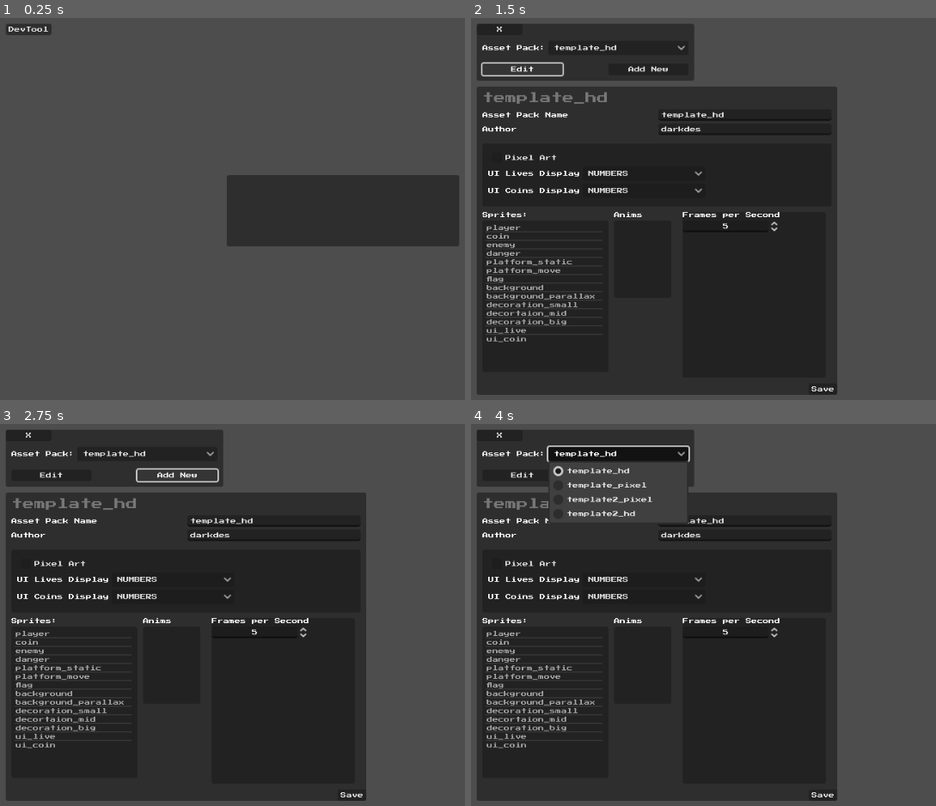
Above: before the commit, frames 1-4 (two rows, left to right).
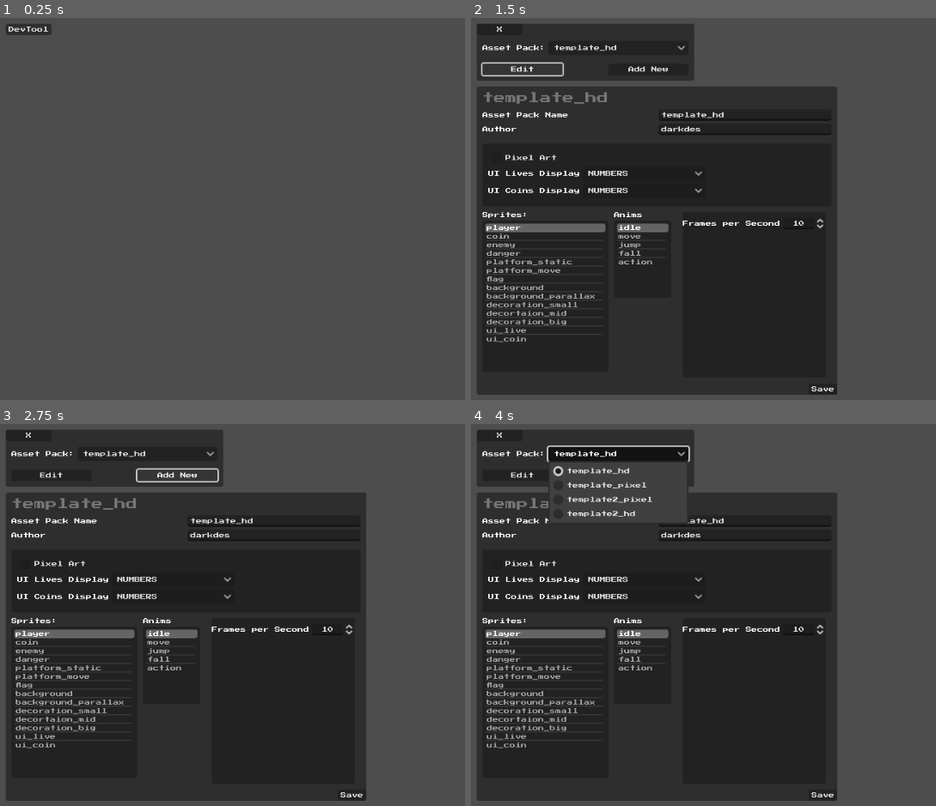
Above: after the commit, the same moments.

Repository: DarkDes/AssetPackPlatformerTemplate
Game: Godot game, scene res://world.tscn
The game is run twice, just before and just after one commit, with the same random seed, the same clock (stepped at 60 frames per second) and the same inputs.
Inputs:
- Up to frame 1 (0.25 s): no input
- Up to frame 2 (1.5 s): click "DevTool" at 0.5 s; click "Edit" at 1.25 s
- Up to frame 3 (2.75 s): click "Add New" at 2 s
- Up to frame 4 (4 s): click "Add New" at 2.75 s; click "template_hd" at 3.5 s

The runs differ from the first frame. In frame 1, 9.3% of the frame differs, in the area x 48-99%, y 41-60%; in frame 2, 1.4%; in frame 3, 1.4%; in frame 4, 1.4%.

Commit message:
T4. Настройки. Перед переделкой json

Diff:
--- a/Assets/darkdes/template_hd/settings.json
+++ b/Assets/darkdes/template_hd/settings.json
@@ -1,23 +1,15 @@
 {
 	"pixel_art": false,
 	"sprites": {
-		"<null>": {
-			"<null>": {
-				"FPS": 10
-			}
-		},
 		"player": {
-			"action": {
-				"FPS": 15
-			},
 			"idle": {
-				"FPS": 10
+				"fps": 10
 			},
 			"jump": {
-				"FPS": 12
+				"fps": 5
 			},
 			"move": {
-				"FPS": 15
+				"fps": 8
 			}
 		}
 	},
--- a/DevMenu/DirScaner.gd
+++ b/DevMenu/DirScaner.gd
@@ -29,6 +29,8 @@
 				data.path 			= author_path.path_join(file_name)
 				data.author_name	= author
 				data.display_name	= file_name
+				data.settings_data  = read_json_file(settings_path);
+
 
 				# Find Display Name
 				if data.settings_data != null:
--- a/DevMenu/SettingsPanel.gd
+++ b/DevMenu/SettingsPanel.gd
@@ -11,13 +11,15 @@
 @onready var ui_lives_selector : OptionButton = $Main/UILives/Selector
 @onready var ui_coins_selector : OptionButton = $Main/UICoins/Selector
 
-@onready var fps_spin = $AnimData/Grid/FPSSpin
+@onready var fps_spin = $AnimData/FPS/FPSSpin
 
 var asset_data : AssetPackData = null
 var sprite_selected_name = null
 var animation_selected_name = null
 
-
+const K_SPRITES = "sprites"
+const K_ANIMATIONS = "animations"
+const K_FPS = "fps"
 
 func setup():
 	asset_data = APM.current
@@ -46,7 +48,11 @@
 		sprites_list.add_item(s)
 
 
-	# Заполнить все данные
+	# Выделить начальный спрайт и анимацию
+	sprites_list.select(0)
+	_on_sprites_lits_item_selected(0)
+	animations_list.select(0)
+	_on_animations_list_item_selected(0)
 
 
 func _on_save_pressed():
@@ -64,28 +70,41 @@
 	if visible:
 		setup()
 
+func sprite_animation_selected():
+	# Заполнить данные
+	fps_spin.value = 5 # default
+	if K_SPRITES in asset_data.settings_data:
+		var _sprites = asset_data.settings_data[K_SPRITES]
+		if sprite_selected_name in _sprites:
+			var _config = _sprites[sprite_selected_name]
+			if animation_selected_name in _config:
+				var _animdata = _config[animation_selected_name];
+				fps_spin.value = _animdata[K_FPS]
+				print("Settings: set FPS " + str(_animdata[K_FPS]));
+			else:
+				print("Settings: NO animation_selected_name in _config");
+		else:
+			print("Settings: NO sprite_selected_name in _sprites");
+	else:
+		print("Settings: NO sprites in asset_data.settings_data");
 
 func _on_sprites_lits_item_selected(index):
 	sprite_selected_name = sprites_list.get_item_text(index)
 	var sprite_selected = APM.sprite_def[sprite_selected_name]
 	animations_list.clear();
-	if "animations" in sprite_selected:
+	if K_ANIMATIONS in sprite_selected:
 		for anim in sprite_selected.animations:
 			animations_list.add_item(anim)
 	else:
 		animations_list.add_item("idle")
+	animations_list.select(0)
+
 
 func _on_animations_list_item_selected(index):
 	animation_selected_name = animations_list.get_item_text(index)
 
-	# Запонить данные
-	if "sprites" in asset_data.settings_data:
-		var _sprites = asset_data.settings_data["sprites"]
-		if sprite_selected_name in _sprites:
-			var _config = _sprites[sprite_selected_name]
-			if animation_selected_name in _config:
-				var _animdata = _config[animation_selected_name];
-				fps_spin.value = _animdata["FPS"]
+	# Заполнить данные
+	sprite_animation_selected()
 
 	## sprite_animation_selected =
 	#var def = APM.sprite_def[sprite_name]
@@ -100,15 +119,14 @@
 	var _config = get_sprite_data_for_changes(sprite_selected_name)
 	if (animation_selected_name in _config) == false:
 		_config[animation_selected_name] = {}
-	_config[animation_selected_name]["FPS"] = value
+	_config[animation_selected_name][K_FPS] = value
 
 	# Apply FPS to Anim
 
 func get_sprite_data_for_changes(sprite_name):
-	if ("sprites" in asset_data.settings_data) == false:
-		asset_data.settings_data["sprites"] = {}
-	var _sprites = asset_data.settings_data["sprites"]
-
+	if (K_SPRITES in asset_data.settings_data) == false:
+		asset_data.settings_data[K_SPRITES] = {}
+	var _sprites = asset_data.settings_data[K_SPRITES]
 	if (sprite_name in _sprites) == false:
 		_sprites[sprite_name] = {}
 	var _config = _sprites[sprite_name]
--- a/world.tscn
+++ b/world.tscn
@@ -364,31 +364,43 @@
 layout_mode = 2
 size_flags_vertical = 3
 
-[node name="AnimData" type="PanelContainer" parent="Interface/DevMenu/DevToolPanel/SettingsPanel"]
+[node name="AnimData" type="Panel" parent="Interface/DevMenu/DevToolPanel/SettingsPanel"]
 layout_mode = 0
 offset_left = 288.0
 offset_top = 176.0
 offset_right = 488.0
 offset_bottom = 408.0
 theme = ExtResource("2_d2ujk")
+
+[node name="FPS" type="HBoxContainer" parent="Interface/DevMenu/DevToolPanel/SettingsPanel/AnimData"]
+layout_mode = 2
+offset_top = 8.0
+offset_right = 200.0
+offset_bottom = 24.0
+size_flags_horizontal = 4
+size_flags_vertical = 4
 metadata/_edit_group_ = true
 
-[node name="Grid" type="GridContainer" parent="Interface/DevMenu/DevToolPanel/SettingsPanel/AnimData"]
-layout_mode = 2
-theme = ExtResource("2_d2ujk")
-
-[node name="Label2" type="Label" parent="Interface/DevMenu/DevToolPanel/SettingsPanel/AnimData/Grid"]
+[node name="Label2" type="Label" parent="Interface/DevMenu/DevToolPanel/SettingsPanel/AnimData/FPS"]
 layout_mode = 2
 theme = ExtResource("2_d2ujk")
 text = "Frames per Second"
 vertical_alignment = 1
 
-[node name="FPSSpin" type="SpinBox" parent="Interface/DevMenu/DevToolPanel/SettingsPanel/AnimData/Grid"]
-layout_mode = 2
+[node name="FPSSpin" type="SpinBox" parent="Interface/DevMenu/DevToolPanel/SettingsPanel/AnimData/FPS"]
+layout_mode = 2
+size_flags_horizontal = 3
 theme = ExtResource("2_d2ujk")
 value = 5.0
 allow_greater = true
 alignment = 1
+
+[node name="Grid" type="GridContainer" parent="Interface/DevMenu/DevToolPanel/SettingsPanel/AnimData"]
+layout_mode = 2
+offset_top = 48.0
+offset_right = 200.0
+offset_bottom = 232.0
+theme = ExtResource("2_d2ujk")
 
 [node name="Save" type="Button" parent="Interface/DevMenu/DevToolPanel/SettingsPanel"]
 layout_mode = 1
@@ -434,7 +446,6 @@
 initial_position = 3
 size = Vector2i(325, 100)
 current_screen = 0
-visible = true
 
 [connection signal="pressed" from="Interface/DevMenu/DevTool" to="Interface/DevMenu" method="_on_dev_tool_pressed"]
 [connection signal="pressed" from="Interface/DevMenu/DevToolPanel/DevToolClose" to="Interface/DevMenu" method="_on_dev_tool_close_pressed"]
@@ -442,5 +453,5 @@
 [connection signal="pressed" from="Interface/DevMenu/DevToolPanel/EditAssetPack" to="Interface/DevMenu/DevToolPanel/SettingsPanel" method="_on_edit_asset_pack_pressed"]
 [connection signal="item_selected" from="Interface/DevMenu/DevToolPanel/SettingsPanel/Sprites/SpritesList" to="Interface/DevMenu/DevToolPanel/SettingsPanel" method="_on_sprites_lits_item_selected"]
 [connection signal="item_selected" from="Interface/DevMenu/DevToolPanel/SettingsPanel/Anims/AnimationsList" to="Interface/DevMenu/DevToolPanel/SettingsPanel" method="_on_animations_list_item_selected"]
-[connection signal="value_changed" from="Interface/DevMenu/DevToolPanel/SettingsPanel/AnimData/Grid/FPSSpin" to="Interface/DevMenu/DevToolPanel/SettingsPanel" method="_on_fps_spin_value_changed"]
+[connection signal="value_changed" from="Interface/DevMenu/DevToolPanel/SettingsPanel/AnimData/FPS/FPSSpin" to="Interface/DevMenu/DevToolPanel/SettingsPanel" method="_on_fps_spin_value_changed"]
 [connection signal="pressed" from="Interface/DevMenu/DevToolPanel/SettingsPanel/Save" to="Interface/DevMenu/DevToolPanel/SettingsPanel" method="_on_save_pressed"]
